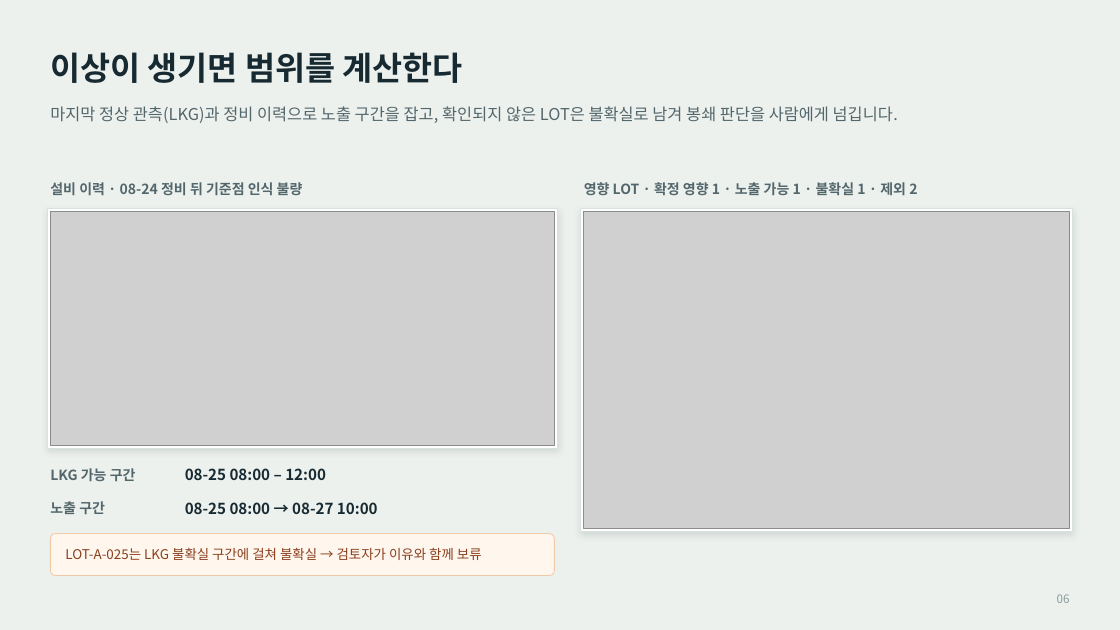
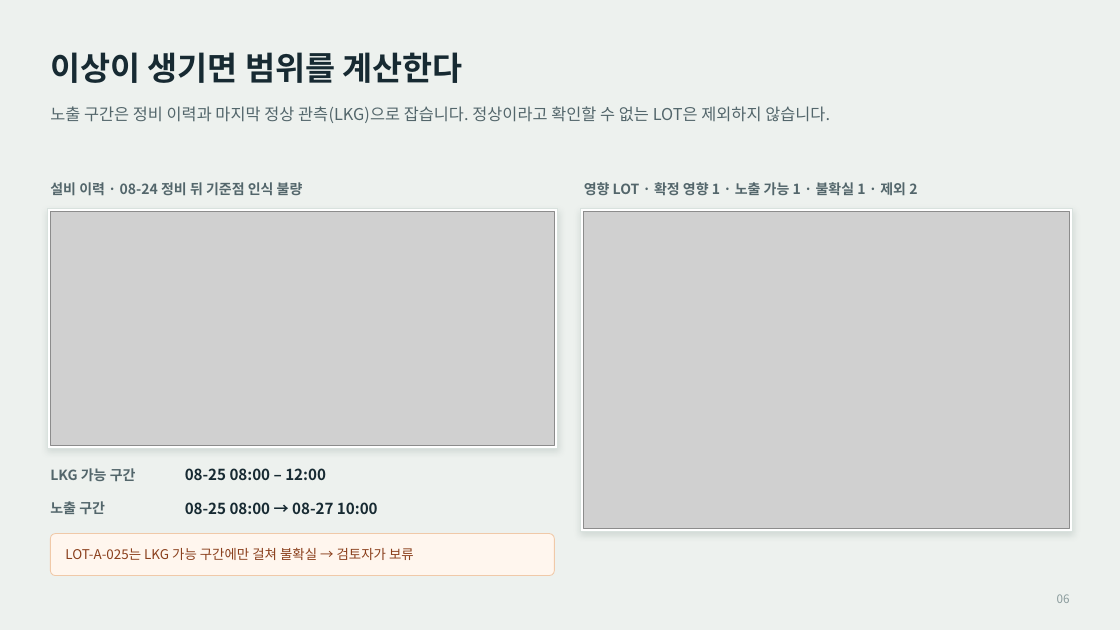
Before and after one commit to antvinas/FabAssure, a slide deck: slide 6 of portfolio/FabAssure-SKhynix.pptx. Drawn at 1120x630 pixels with LibreOffice and Linux fonts; fonts in the diff are those of the drawing; grey boxes stand for pictures. Boxes give left, top, right and bottom in pixels: in the first picture for what was removed or moved away, otherwise in the second. Text is boxed around its words. In the diff, an @@ line names an element or a change of style, - is before the commit and + after.

```diff
--- a/portfolio/FabAssure-SKhynix.pptx
+++ b/portfolio/FabAssure-SKhynix.pptx
@@ text at (50,106,830,123): text changed @@
-마지막 정상 관측(LKG)과 정비 이력으로 노출 구간을 잡고, 확인되지 않은 LOT은 불확실로 남겨 봉쇄 판단을 사람에게 넘깁니다.
+노출 구간은 정비 이력과 마지막 정상 관측(LKG)으로 잡습니다. 정상이라고 확인할 수 없는 LOT은 제외하지 않습니다.
@@ text at (65,548,414,560): text changed @@
-LOT-A-025는 LKG 불확실 구간에 걸쳐 불확실 → 검토자가 이유와 함께 보류
+LOT-A-025는 LKG 가능 구간에만 걸쳐 불확실 → 검토자가 보류
```
Also in this commit, not shown: 9 other slides changed, 2 other files.
